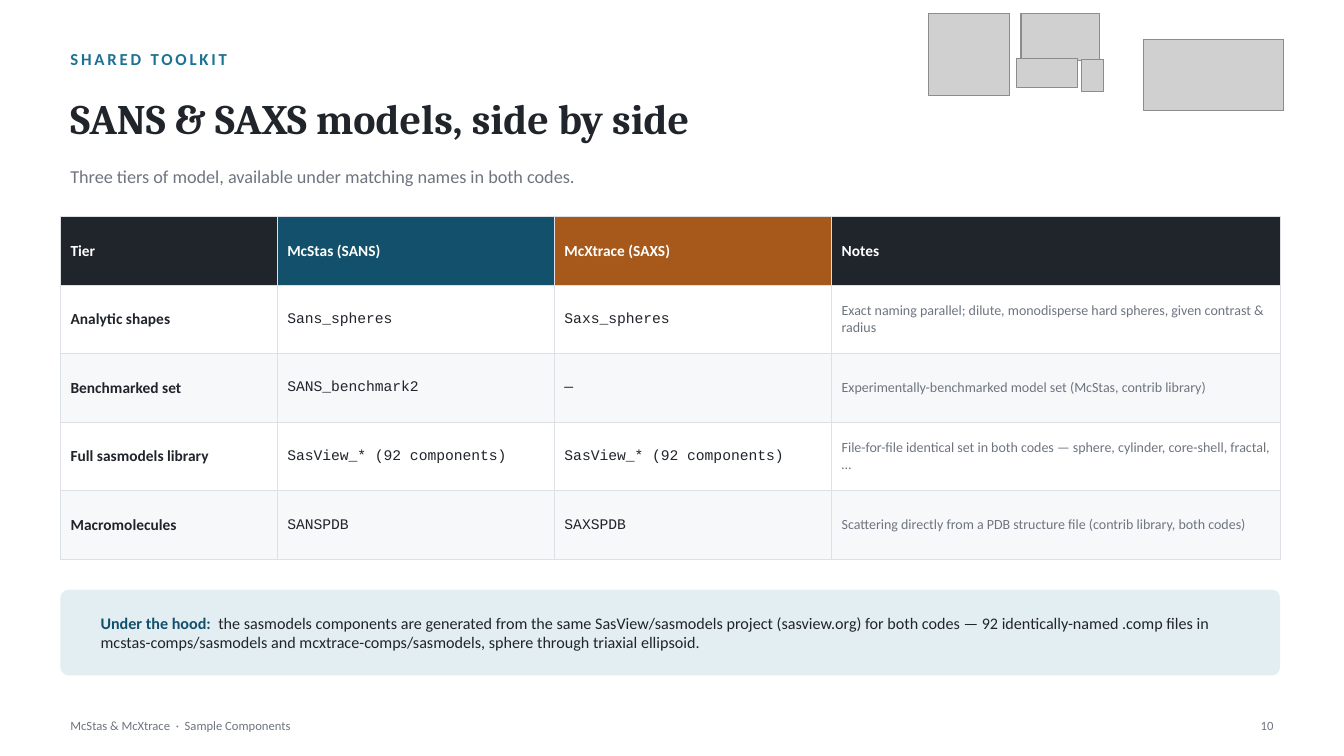
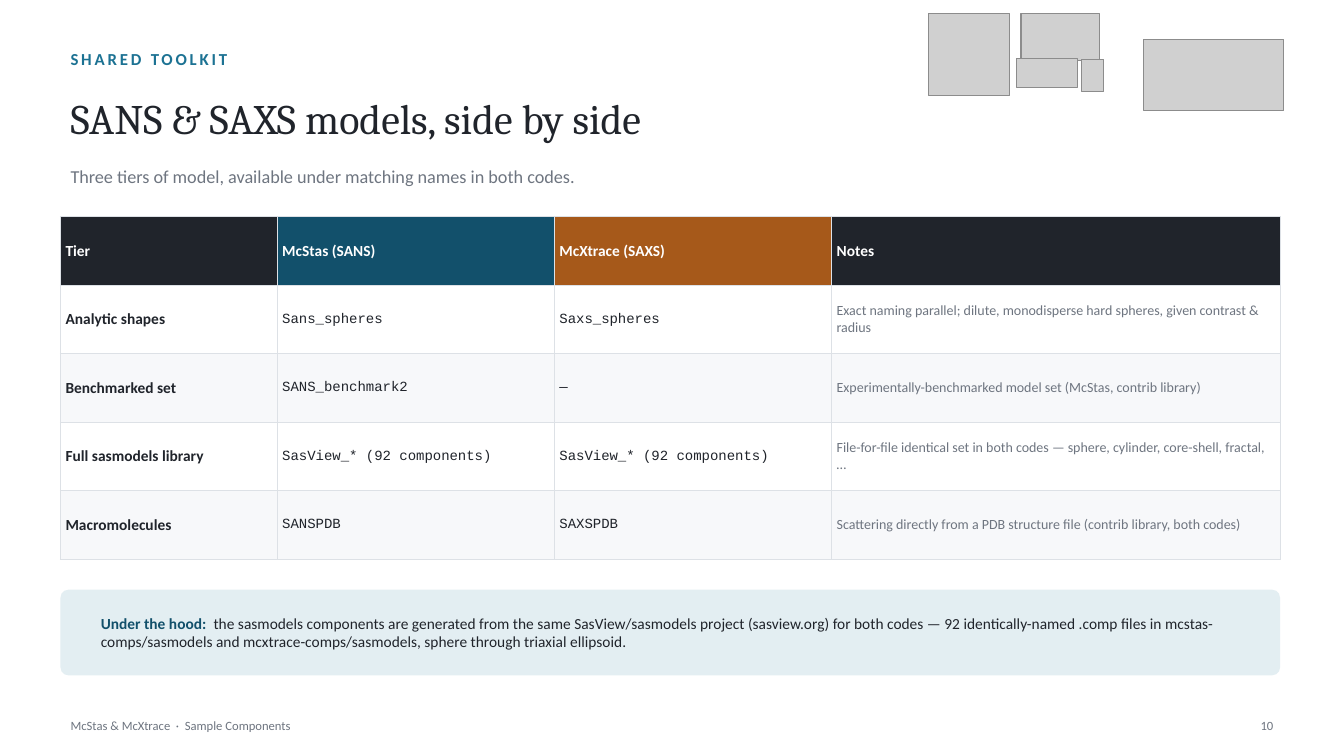
Before and after one commit to mccode-dev/PaNRAID, a slide deck: slide 11 of 23_September_Wednesday/McStas_McXtrace_Sample_Components.pptx (slide 10 before the commit). Drawn at 1344x756 pixels with LibreOffice and Linux fonts; fonts in the diff are those of the drawing; grey boxes stand for pictures. Boxes give left, top, right and bottom in pixels: in the first picture for what was removed or moved away, otherwise in the second. Text is boxed around its words. In the diff, an @@ line names an element or a change of style, - is before the commit and + after.

```diff
--- a/23_September_Wednesday/McStas_McXtrace_Sample_Components.pptx
+++ b/23_September_Wednesday/McStas_McXtrace_Sample_Components.pptx
@@ text "SANS & SAXS models, side ..." at (71, 105, 641, 143): bold off @@
@@ table at (60, 217, 1280, 560) @@
@@ size 10.5 to 10 pt in "Sans_spheres", "Saxs_spheres", "SANS_benchmark2", "—" and 4 more places @@
@@ text "Under the hood: the sasmodels ..." at (101, 618, 1213, 650): size 11.5 to 11 pt @@
```
Also in this commit, not shown: 17 other slides changed, 1 slide added, 1 other file.
